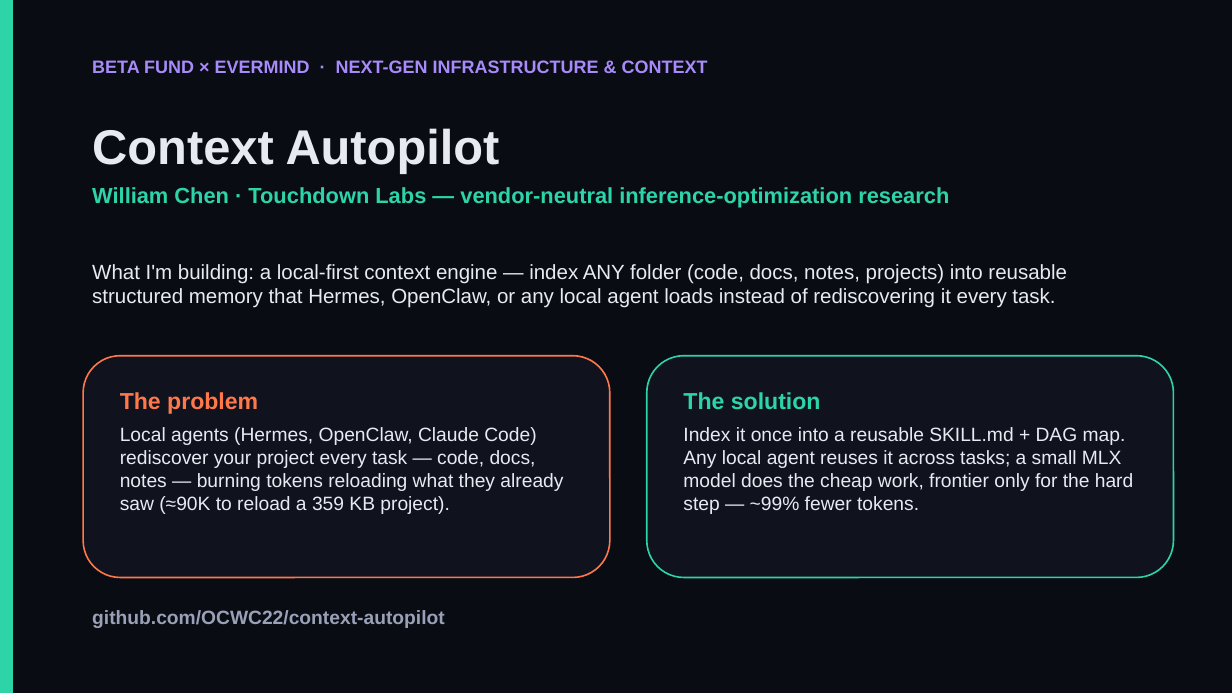
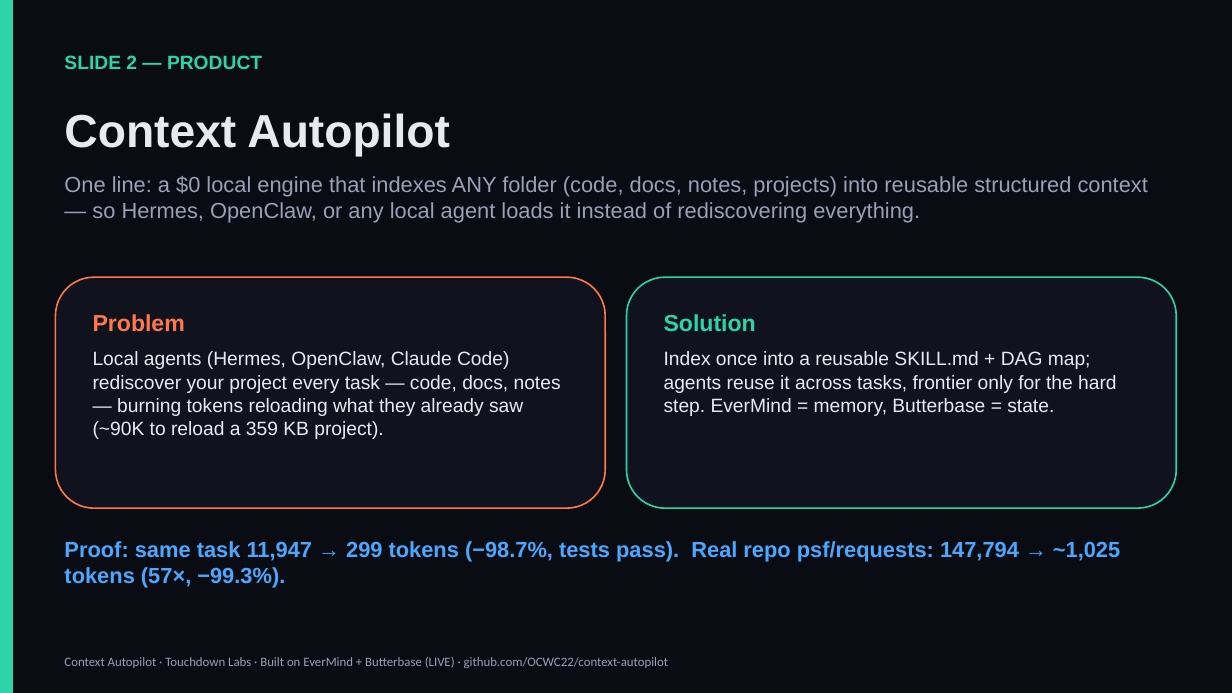
Before and after one commit to OCWC22/context-autopilot, a slide deck: slide 2 of demo/autopilot-slides.pptx (slide 1 before the commit). Drawn at 1232x693 pixels with LibreOffice and Linux fonts; fonts in the diff are those of the drawing. Boxes give left, top, right and bottom in pixels: in the first picture for what was removed or moved away, otherwise in the second. Text is boxed around its words. In the diff, an @@ line names an element or a change of style, - is before the commit and + after.

Commit message:
Deck: compliant 3-slide hackathon format (Team / Product / Demo+video)

```diff
--- a/demo/autopilot-slides.pptx
+++ b/demo/autopilot-slides.pptx
@@ text at (x1=64, y1=55, x2=262, y2=69): text changed; size 17 to 15 pt @@
-Context Autopilot
-William Chen · Touchdown Labs — vendor-neutral inference-optimization research
+SLIDE 2 — PRODUCT
@@ text removed at (x1=92, y1=60, x2=708, y2=73) @@
-BETA FUND × EVERMIND · NEXT-GEN INFRASTRUCTURE & CONTEXT
@@ text added at (x1=64, y1=113, x2=449, y2=157), 36 pt, text #E8EAF2, bold @@
+Context Autopilot
@@ text at (x1=64, y1=176, x2=1148, y2=223): text changed; size 16 to 17 pt; text colour #E8EAF2 to #9AA0B6 @@
-What I'm building: a local-first context engine — index ANY folder (code, docs, notes, projects) into reusable structured memory that Hermes, OpenClaw, or any local agent loads instead of rediscovering it every task.
+One line: a $0 local engine that indexes ANY folder (code, docs, notes, projects) into reusable structured context — so Hermes, OpenClaw, or any local agent loads it instead of rediscovering everything.
@@ rounded rectangle "Problem" resized from (x1=83, y1=356, x2=610, y2=578) to (x1=55, y1=277, x2=605, y2=508) @@
@@ rounded rectangle "Solution" resized from (x1=647, y1=356, x2=1174, y2=578) to (x1=627, y1=277, x2=1177, y2=508) @@
@@ text in rounded rectangle at (x1=93, y1=314, x2=561, y2=439): text changed @@
-The problem
-Local agents (Hermes, OpenClaw, Claude Code) rediscover your project every task — code, docs, notes — burning tokens reloading what they already saw (≈90K to reload a 359 KB project).
+Problem
+Local agents (Hermes, OpenClaw, Claude Code) rediscover your project every task — code, docs, notes — burning tokens reloading what they already saw (~90K to reload a 359 KB project).
@@ text in rounded rectangle at (x1=664, y1=314, x2=1117, y2=416): text changed @@
-The solution
-Index it once into a reusable SKILL.md + DAG map. Any local agent reuses it across tasks; a small MLX model does the cheap work, frontier only for the hard step — ~99% fewer tokens.
+Solution
+Index once into a reusable SKILL.md + DAG map; agents reuse it across tasks, frontier only for the hard step. EverMind = memory, Butterbase = state.
@@ text added at (x1=64, y1=541, x2=1120, y2=588), 17 pt, text #4AA8FF, bold @@
+Proof: same task 11,947 → 299 tokens (−98.7%, tests pass). Real repo psf/requests: 147,794 → ~1,025 tokens (57×, −99.3%).
@@ text at (x1=64, y1=657, x2=669, y2=668): text changed; size 15 to 10 pt; font Arial to Calibri; bold off @@
-github.com/OCWC22/context-autopilot
+Context Autopilot · Touchdown Labs · Built on EverMind + Butterbase (LIVE) · github.com/OCWC22/context-autopilot
```
Also in this commit, not shown: 2 slides added, 7 slides removed, 1 other file.
